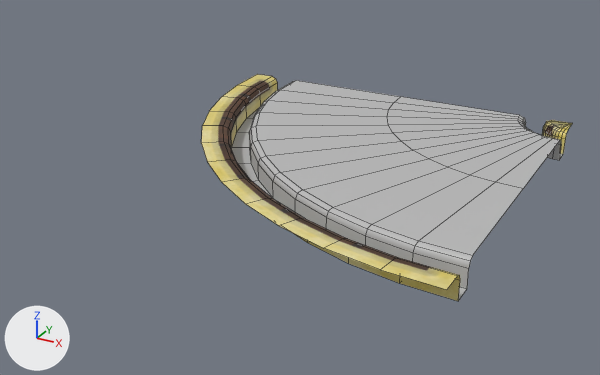
What one commit did to the FBX model Assets/Art/Environment/Containing/Models/Env_Cnt_Conveyor_Curved_R.fbx.
Both versions are drawn from a 50 mm lens placed at (0.382, -2.227, 0.746), pointed at (-0.539, -0.551, -0.091). The axes (+X, +Y, +Z) are drawn at lower left. The lights are the same throughout. Mesh edges are drawn as thin lines. Where no turn or scale is listed for an object, it has been applied to the vertices.

Names of what the first picture shows: 'Convery_Curved_R'.
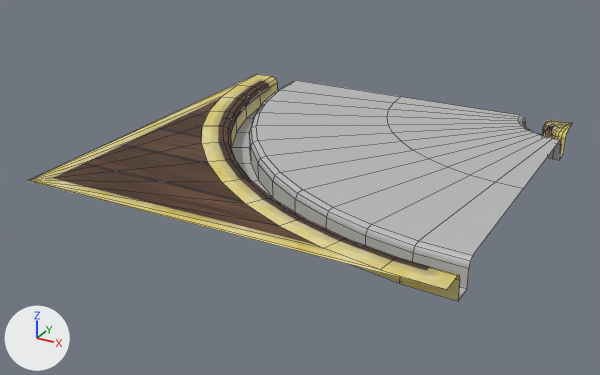
Commit message: Day 1 patch for Conveyor art

Boxes [x1, y1, x2, y2] around the edits, measured in the pictures (600 x 375 px):
'Convery_Curved_R', reshaped (46% wider)
    before: [201, 74, 573, 301]
    after: [28, 74, 573, 301]
part 1 of me_mesh, added
    after: [28, 75, 443, 289]

What the commit changed:
me_mesh is used by ob_convery_curved_r; location (0.0, 0.0, 0.0).
Verts and faces of me_mesh; kept vertices keep their numbers, new ones are numbered from 235.
Before the commit, vertices of me_mesh: 25 (-0.609, -0.793, 0.0) at pixel (221, 182), 26 (-0.5, -0.866, 0.0) at pixel (245, 203), 47 (-0.793, -0.609, 0.0) at pixel (201, 143), 48 (-0.707, -0.707, 0.0) at pixel (207, 161), 101 (-0.924, -0.383, 0.0) at pixel (209, 110).
Before the commit, vertices of me_mesh: 104 (-0.966, -0.259, 0.0) at pixel (221, 96), 147 (-0.991, -0.131, 0.0) at pixel (237, 84), 150 (-1.0, 0.0, 0.0) at pixel (257, 74), 172 (-0.866, -0.5, 0.0) at pixel (202, 125), 192 (-0.383, -0.924, 0.0) at pixel (278, 225).
Before the commit, vertices of me_mesh: 200 (-0.131, -0.991, 0.0) at pixel (380, 269), 202 (-0.259, -0.966, 0.0) at pixel (323, 248), 218 (0.0, -1.0, 0.0) at pixel (446, 289).
me_mesh had 235 vertices, 216 faces and spanned x -1.0..0.0, y -1.0..0.0, z -0.063..0.0.
me_mesh now has 236 vertices, 228 faces and spans x -1.0..0.0, y -1.0..0.0, z -0.063..0.0.
Part 1, on me_mesh:
New vertex 235 is at (-1.0, -1.0, 0.0), pixel (27, 180).
New faces: (25, 235, 26), (47, 235, 48), (25, 48, 235), (101, 104, 235), (147, 150, 235), (47, 172, 235) (mat_lambert2 (picture img_floor_oak_at_png)).
New faces: (104, 147, 235), (101, 235, 172), (26, 235, 192), (200, 202, 235), (192, 235, 202), (200, 235, 218) (mat_lambert2 (picture img_floor_oak_at_png)).
